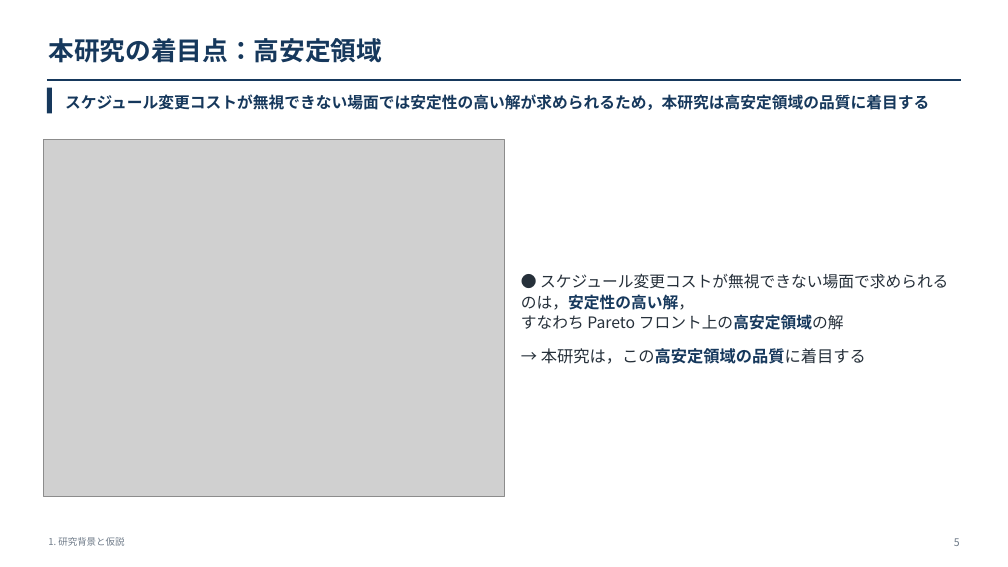
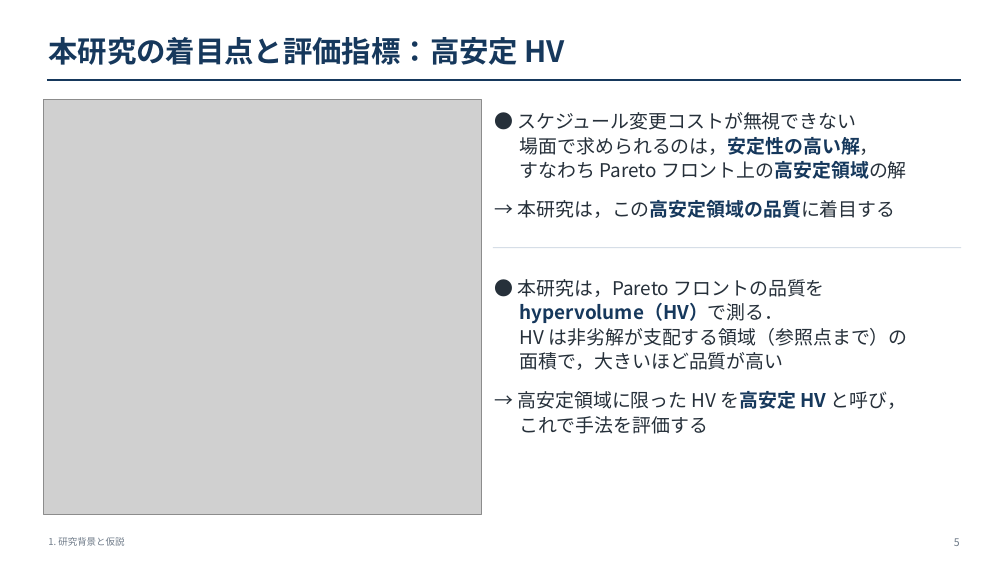
Before and after one commit to kitotakumi/stability_scheduling, a slide deck: slide 5 of doc/presentation_materials/JIMA2026fall_発表.pptx. Drawn at 1008x567 pixels with LibreOffice and Linux fonts; fonts in the diff are those of the drawing; grey boxes stand for pictures. Boxes give left, top, right and bottom in pixels: in the first picture for what was removed or moved away, otherwise in the second. Text is boxed around its words. In the diff, an @@ line names an element or a change of style, - is before the commit and + after.

```diff
--- a/doc/presentation_materials/JIMA2026fall_発表.pptx
+++ b/doc/presentation_materials/JIMA2026fall_発表.pptx
@@ text at (x1=48, y1=37, x2=565, y2=65): text changed; size 24.5 to 28 pt @@
-本研究の着目点：高安定領域
+本研究の着目点と評価指標：高安定 HV
@@ rectangle removed at (x1=47, y1=88, x2=52, y2=113) @@
@@ picture resized from (x1=43, y1=140, x2=504, y2=497) to (x1=43, y1=100, x2=482, y2=514) @@
@@ text removed at (x1=65, y1=94, x2=929, y2=110) @@
-スケジュール変更コストが無視できない場面では安定性の高い解が求められるため，本研究は高安定領域の品質に着目する
@@ text "● スケジュール変更コストが無視できない 場面で求められるのは，安定性の高い解， すなわち Pareto ..." moved from (x1=521, y1=273, x2=948, y2=364) to (x1=518, y1=112, x2=907, y2=218) @@
@@ text "● スケジュール変更コストが無視できない 場面で求められるのは，安定性の高い解， すなわち Pareto ..." at (x1=518, y1=112, x2=907, y2=218): vertical alignment middle to top @@
@@ text at (x1=518, y1=112, x2=907, y2=179): text changed; size 15 to 18 pt @@
-● スケジュール変更コストが無視できない場面で求められるのは，安定性の高い解，
-すなわち Pareto フロント上の高安定領域の解
+● スケジュール変更コストが無視できない
+場面で求められるのは，安定性の高い解，
+すなわち Pareto フロント上の高安定領域の解
@@ text at (x1=518, y1=200, x2=896, y2=218): size 15.5 to 18 pt in "→ 本研究は，この高安定領域の品質に着目する"; indent changed; more space between paragraphs @@
@@ rectangle added at (x1=493, y1=247, x2=961, y2=248), fill #D6DEE7 @@
@@ text added at (x1=518, y1=279, x2=908, y2=434), 18 pt, text #26303A @@
+● 本研究は，Pareto フロントの品質を
+hypervolume（HV）で測る．
+HV は非劣解が支配する領域（参照点まで）の
+面積で，大きいほど品質が高い
+→ 高安定領域に限った HV を高安定 HV と呼び，
+これで手法を評価する
```
Also in this commit, not shown: 32 other slides changed, 1 slide removed, 15 other files.
